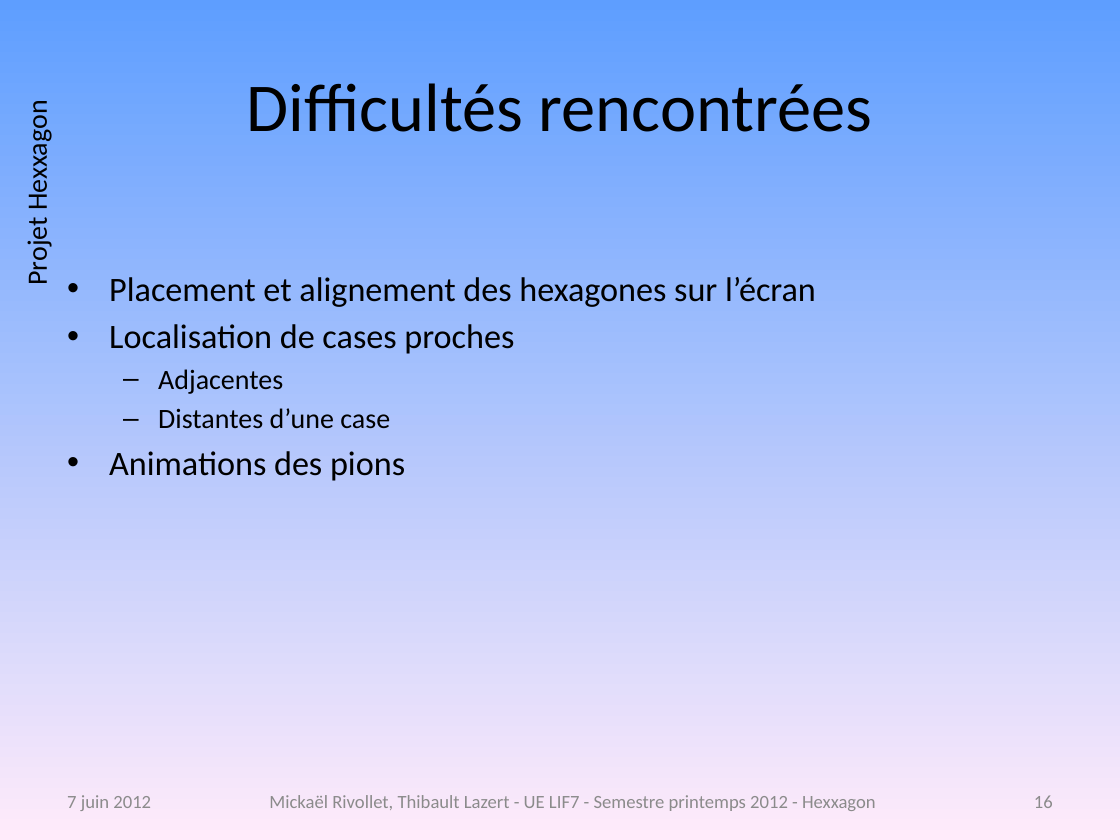
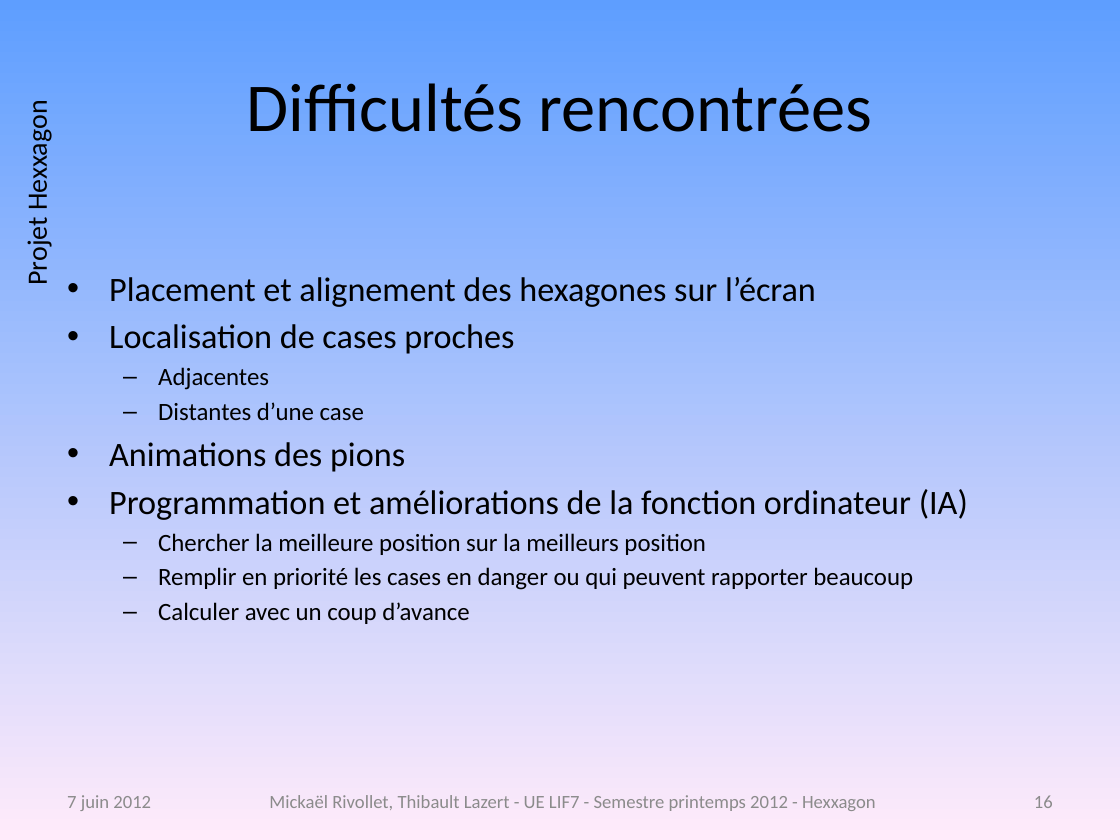
Before and after one commit to freeman1987/lazert-rivollet-lif7, a slide deck: slide 16 of projet/doc/presentation-projet.pptx. Drawn at 1120x840 pixels with LibreOffice and Linux fonts; fonts in the diff are those of the drawing; background and template pictures are left out. Boxes give left, top, right and bottom in pixels: in the first picture for what was removed or moved away, otherwise in the second. Text is boxed around its words. In the diff, an @@ line names an element or a change of style, - is before the commit and + after.

```diff
--- a/projet/doc/presentation-projet.pptx
+++ b/projet/doc/presentation-projet.pptx
@@ text at [158, 367, 364, 421]: size 18 to 16 pt in "Adjacentes", "Distantes d’une case" @@
@@ text at [109, 489, 968, 624]: paragraphs added @@
+• Programmation et améliorations de la fonction ordinateur (IA)
+  – Chercher la meilleure position sur la meilleurs position
+  – Remplir en priorité les cases en danger ou qui peuvent rapporter beaucoup
+  – Calculer avec un coup d’avance
```
Also in this commit, not shown: 6 other slides changed, 3 slides removed, 1 other file.
